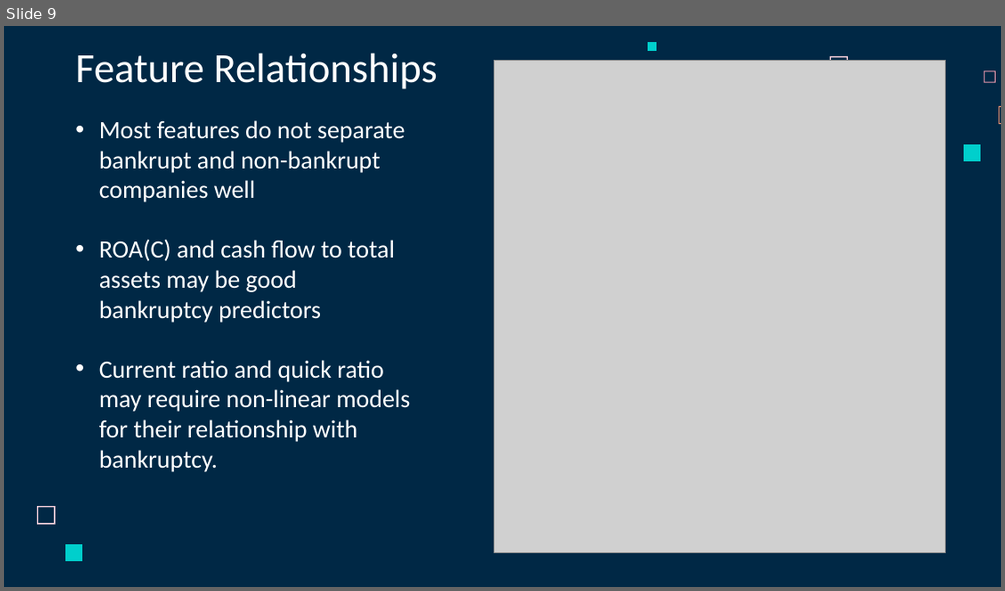
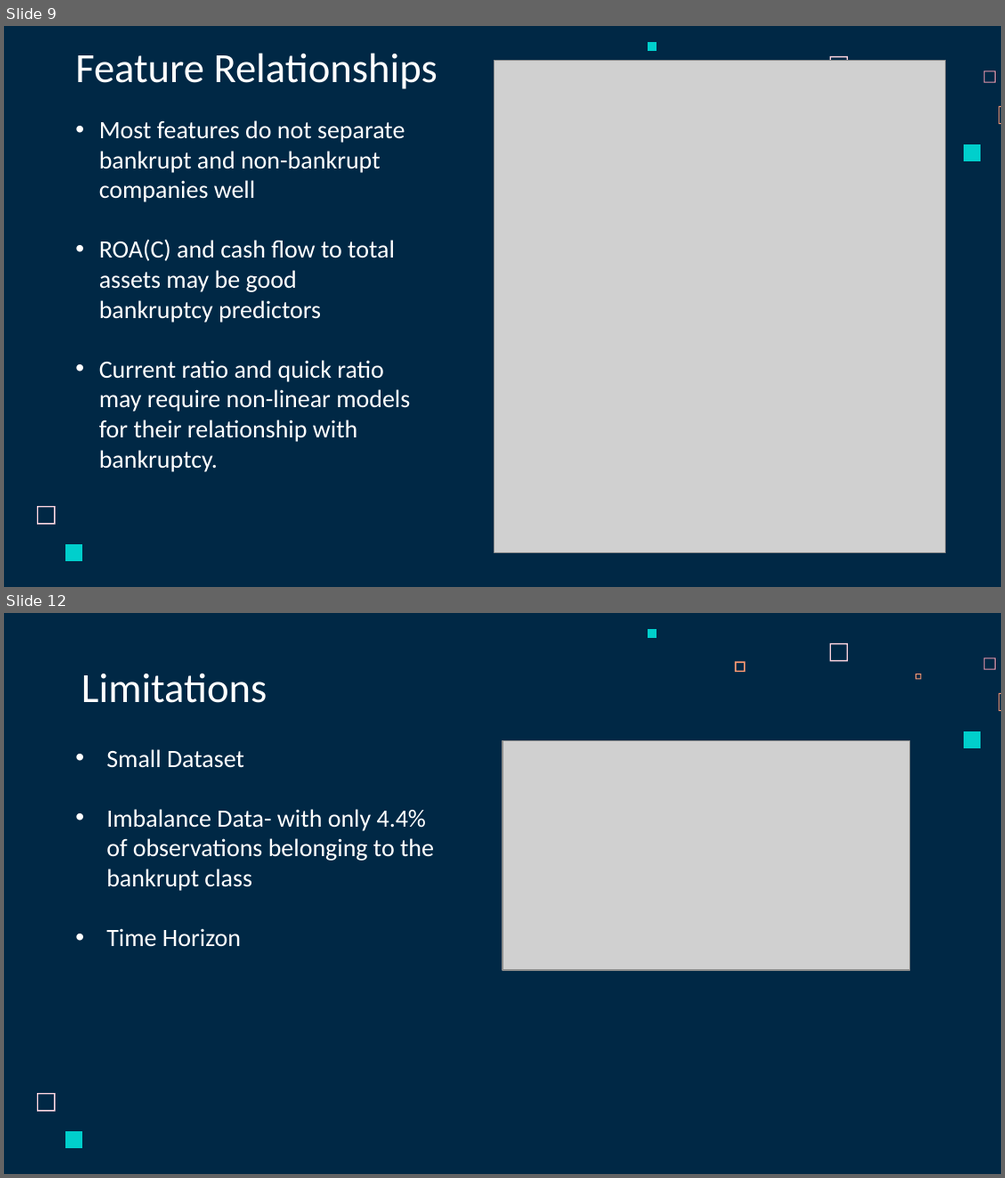
Before and after one commit to whoismanoj/Team8-Company-Bankruptcy-Prediction-Mini-Project-DSAI, a slide deck: SC1015 Project Slides.pptx. Shown one above the other, each under a label of ours: slide 9 before the commit, slides 9 and 12 after it; the slides between them are not shown. The pictures are 1005x591 and 1005x1178 pixels, drawn with LibreOffice and Linux fonts; fonts in the diff are those of the drawing; grey boxes stand for pictures. Boxes give left, top, right and bottom in pixels: in the first picture for what was removed or moved away, otherwise in the second. Text is boxed around its words. In the diff, an @@ line names an element or a change of style, - is before the commit and + after.

```diff
--- a/SC1015 Project Slides.pptx
+++ b/SC1015 Project Slides.pptx
@@ slide 12 added at (4,613,1001,1174), background #002845; not listed: 7 template elements that a slide beside it also shows @@
@@ freeform shape added at (735,662,744,672), fill #FF9973 @@
@@ title added at (81,673,267,703), 30 pt, text #FFFFFF @@
+Limitations
@@ freeform shape added at (915,674,921,680), fill #FF9973 @@
@@ picture added at (502,740,909,970) @@
@@ text added at (106,749,434,947), 18 pt, text #FFFFFF @@
+• Small Dataset
+• Imbalance Data- with only 4.4% of observations belonging to the bankrupt class
+• Time Horizon
```
Also in this commit, not shown: 4 slides changed, 2 other slides added, 4 slides removed.
